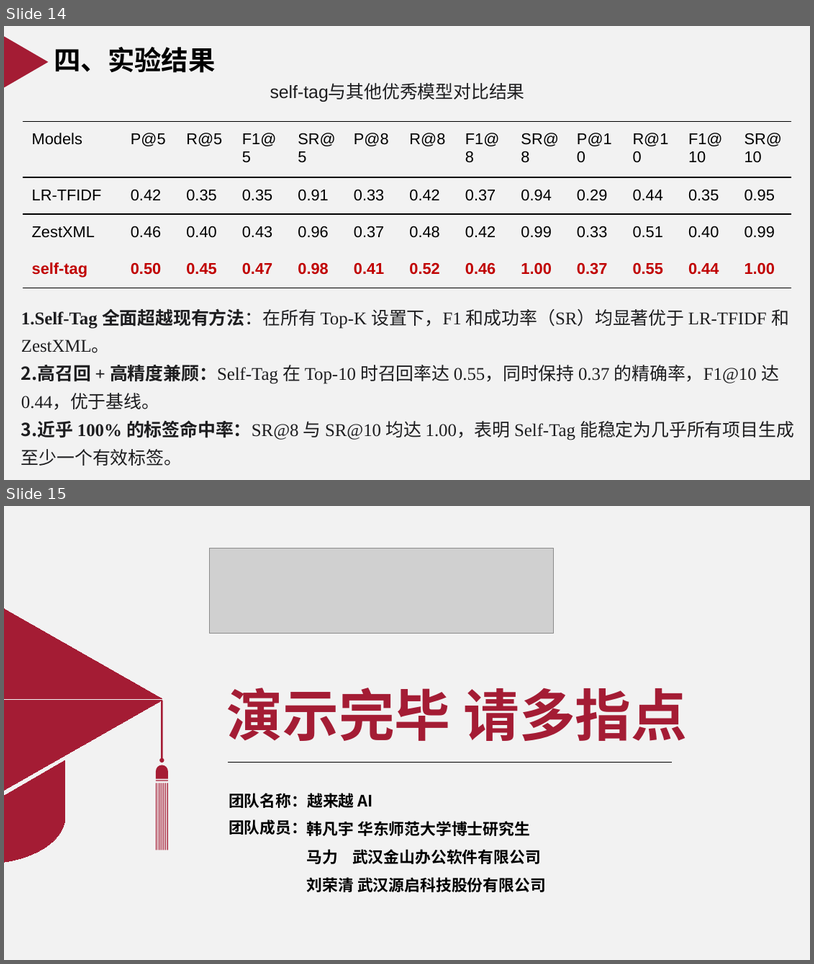
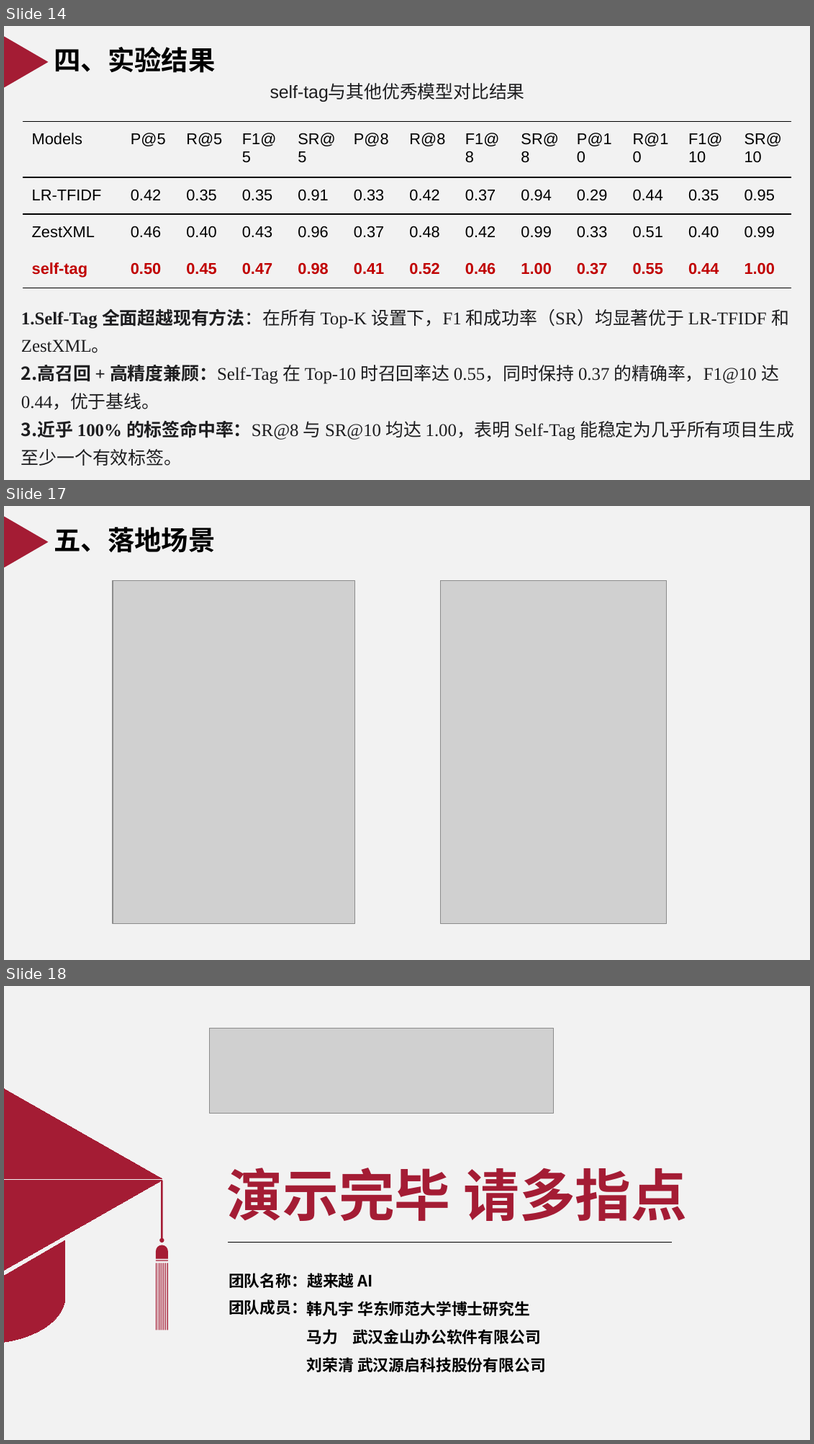
Before and after one commit to PureNatural/open-scope, a slide deck: 越来越AI-OpenScope.pptx. Shown one above the other, each under a label of ours: slides 14 and 15 before the commit, slides 14, 17 and 18 after it; the slides between them are not shown. The pictures are 814x964 and 814x1444 pixels, drawn with LibreOffice and Linux fonts; fonts in the diff are those of the drawing; grey boxes stand for pictures. Boxes give left, top, right and bottom in pixels: in the first picture for what was removed or moved away, otherwise in the second. Text is boxed around its words. In the diff, an @@ line names an element or a change of style, - is before the commit and + after.

```diff
--- a/越来越AI-OpenScope.pptx
+++ b/越来越AI-OpenScope.pptx
@@ slide 17 added at box(4, 506, 810, 960), background #F2F2F2 @@
@@ triangle added at box(5, 516, 49, 568), fill #A41C34 @@
@@ text added at box(54, 527, 216, 553), 24 pt, text #000000, bold @@
+五、落地场景
@@ picture added at box(113, 581, 355, 924) @@
@@ picture added at box(441, 581, 667, 924) @@
@@ what was slide 15 is now slide 18 @@
```
Also in this commit, not shown: 2 slides changed, 2 other slides added.
